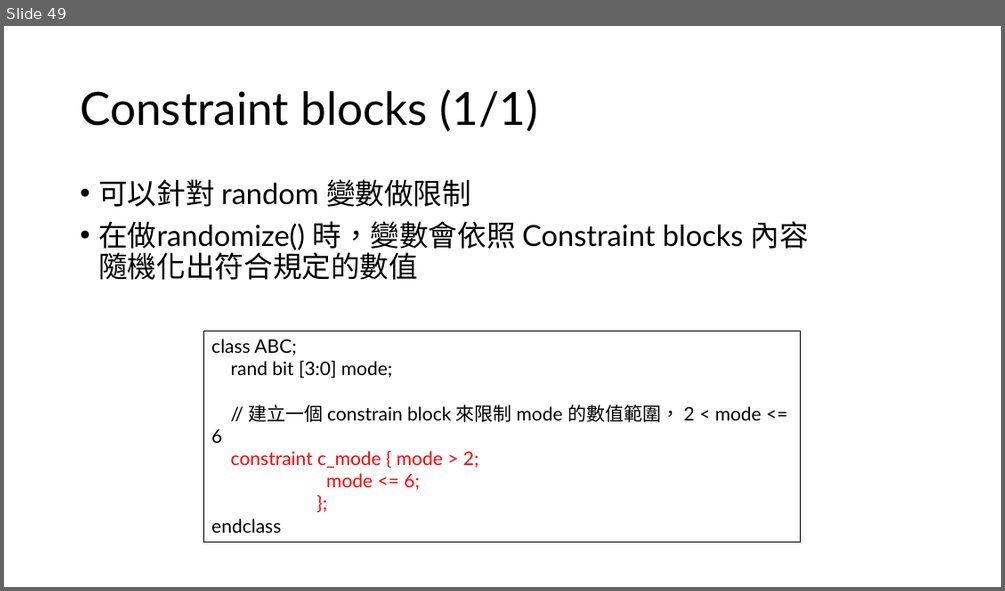
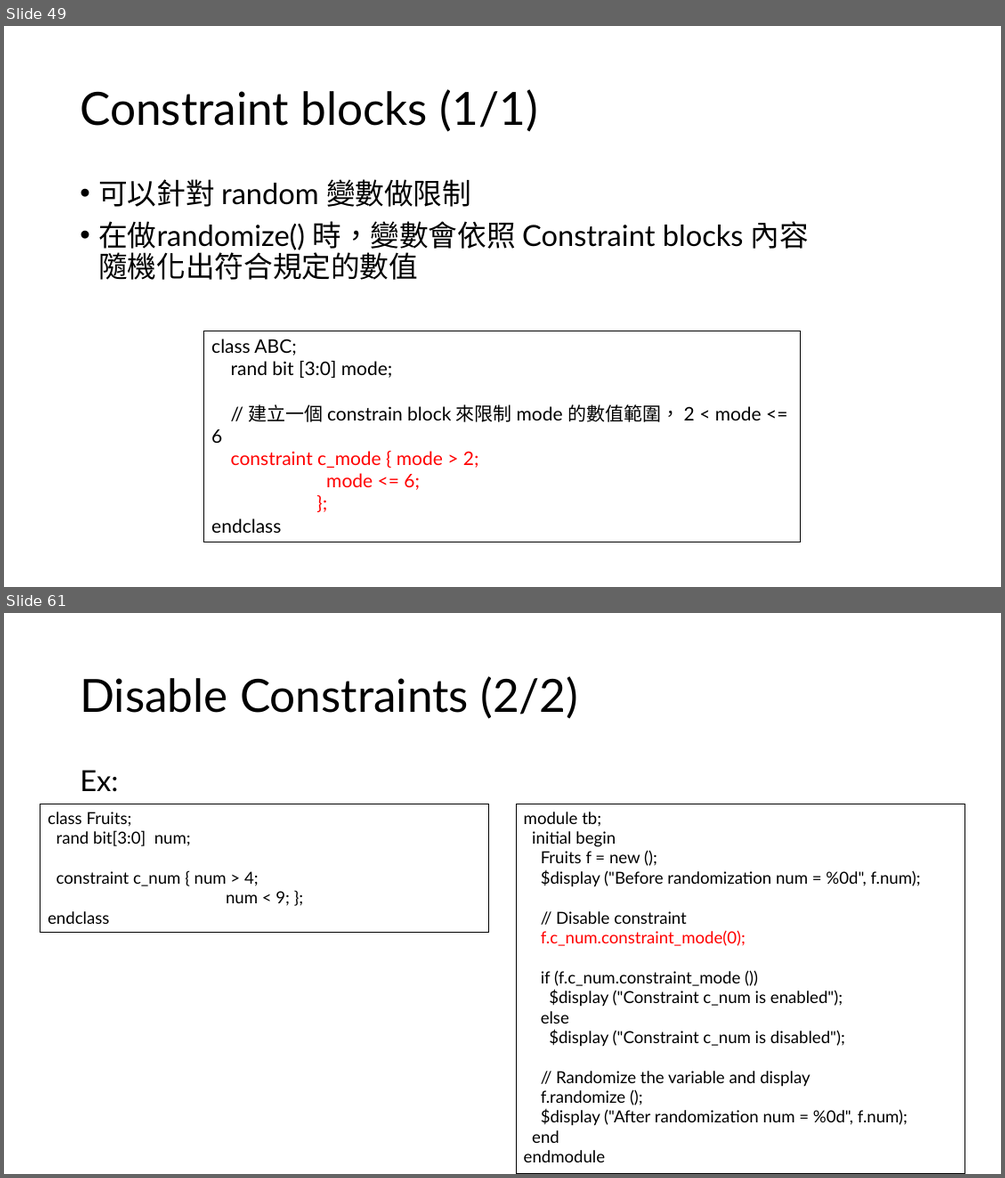
Before and after one commit to s9001055/DV_learning, a slide deck: systemverilog/SystemVerilog_語法學習.pptx. Shown one above the other, each under a label of ours: slide 49 before the commit, slides 49 and 61 after it; the slides between them are not shown. The pictures are 1005x591 and 1005x1178 pixels, drawn with LibreOffice and Linux fonts; fonts in the diff are those of the drawing. Boxes give left, top, right and bottom in pixels: in the first picture for what was removed or moved away, otherwise in the second. Text is boxed around its words. In the diff, an @@ line names an element or a change of style, - is before the commit and + after.

Commit message:
Modify: SystemVerilog_語法學習.pptx Add: chapter 6 Constraints

```diff
--- a/systemverilog/SystemVerilog_語法學習.pptx
+++ b/systemverilog/SystemVerilog_語法學習.pptx
@@ slide 61 added at box(4, 613, 1001, 1174), background #FFFFFF @@
@@ title added at box(80, 676, 578, 719), 44 pt, text #000000 @@
+Disable Constraints (2/2)
@@ text added at box(80, 770, 118, 792), 28 pt, text #000000 @@
+Ex:
@@ rectangle added at box(40, 803, 489, 933), outline #000000 0.75 pt, 16 pt, text #000000 @@
+class Fruits;
+rand bit[3:0] num;
+constraint c_num { num > 4;
+num < 9; };
+endclass
@@ rectangle added at box(517, 803, 965, 1174), outline #000000 0.75 pt, 16 pt, text #000000 @@
+module tb;
+initial begin
+Fruits f = new ();
+$display ("Before randomization num = %0d", f.num);
+// Disable constraint
+f.c_num.constraint_mode(0);
+if (f.c_num.constraint_mode ())
+$display ("Constraint c_num is enabled");
+else
+$display ("Constraint c_num is disabled");
+// Randomize the variable and display
+f.randomize ();
+$display ("After randomization num = %0d", f.num);
+end
+endmodule
```
Also in this commit, not shown: 2 slides changed, 13 other slides added, 2 other files.
